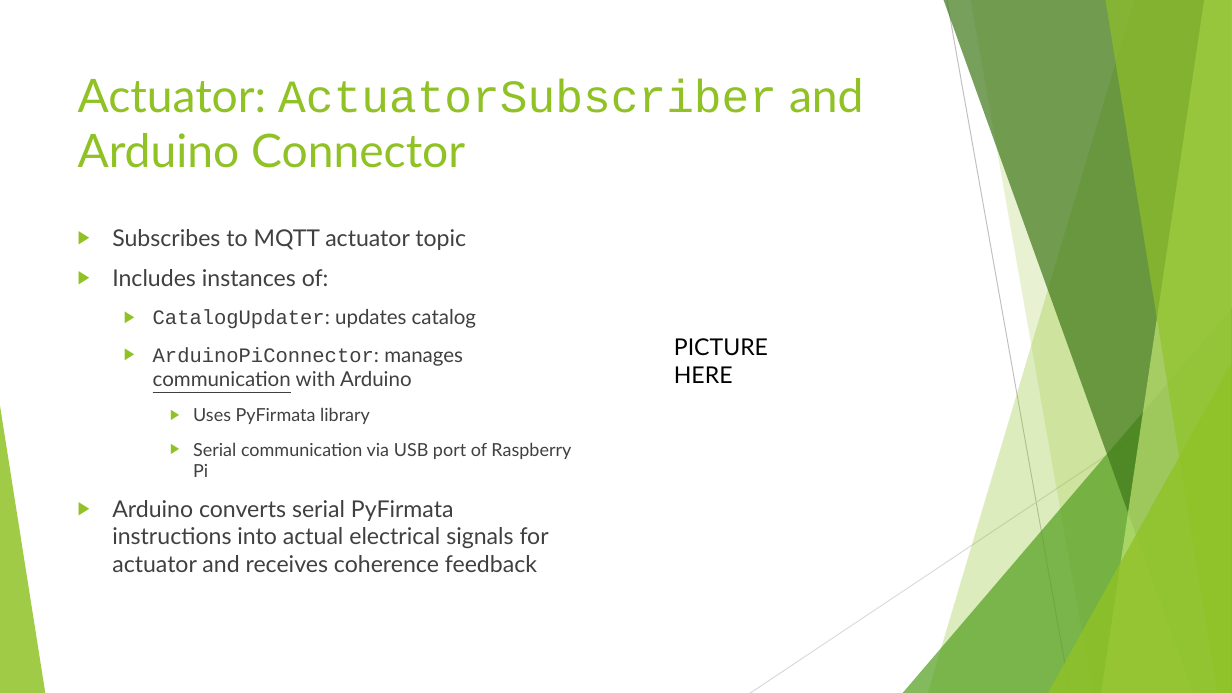
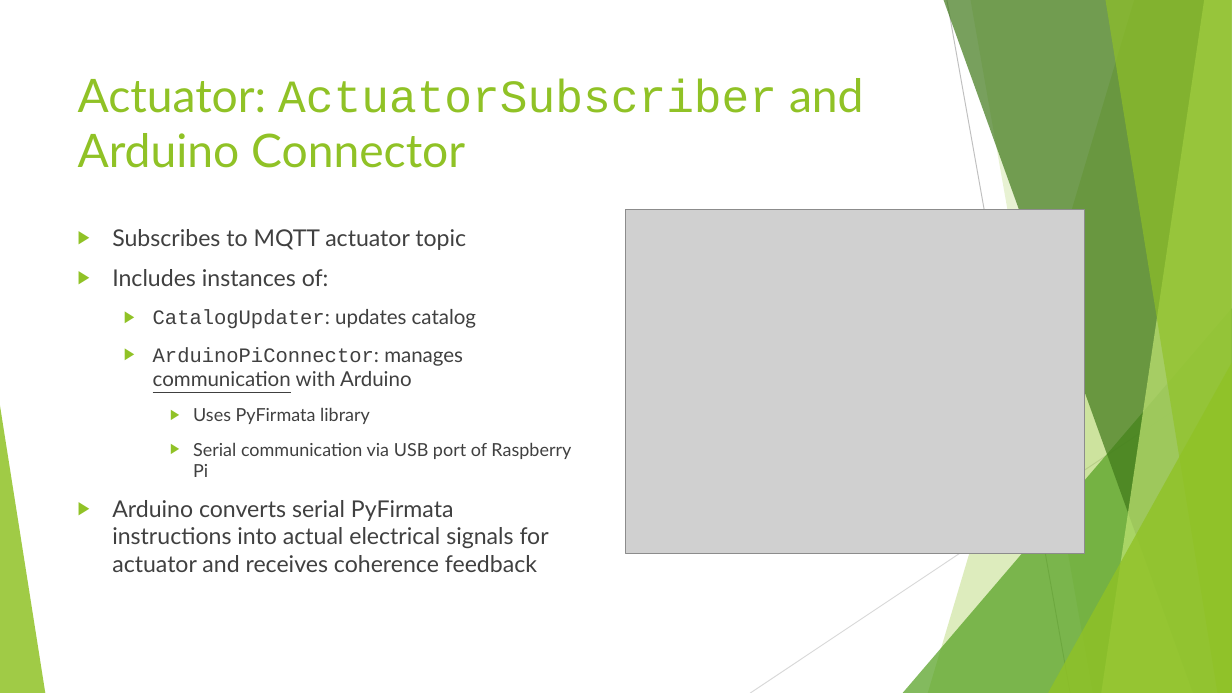
Before and after one commit to annageraci/Battery_Charger_Smart, a slide deck: slide 20 of Materiale Extra/Presentazione del progetto.pptx. Drawn at 1232x693 pixels with LibreOffice and Linux fonts; fonts in the diff are those of the drawing; grey boxes stand for pictures. Boxes give left, top, right and bottom in pixels: in the first picture for what was removed or moved away, otherwise in the second. Text is boxed around its words. In the diff, an @@ line names an element or a change of style, - is before the commit and + after.

```diff
--- a/Materiale Extra/Presentazione del progetto.pptx
+++ b/Materiale Extra/Presentazione del progetto.pptx
@@ picture added at (626, 210, 1084, 554) @@
@@ text removed at (674, 338, 768, 383) @@
-PICTURE HERE
```
Also in this commit, not shown: 4 other slides changed, 2 other files.
